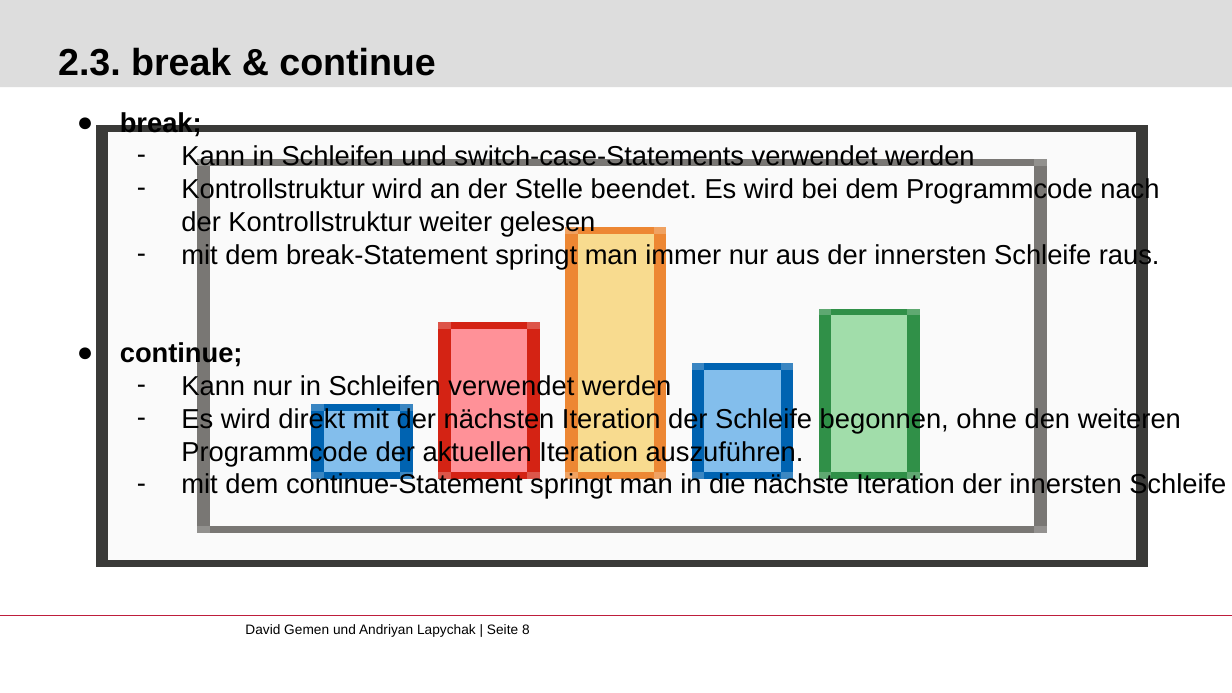
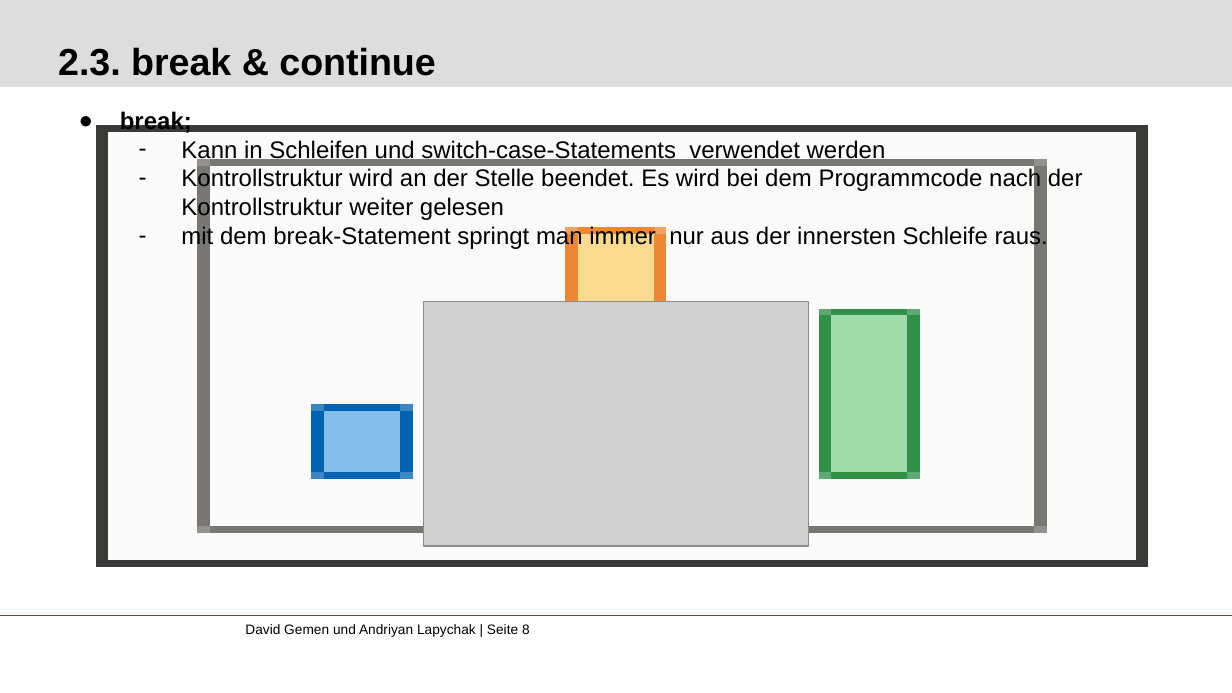
Before and after one commit to gemdav/Programmieren-1-Tutorium, a slide deck: slide 8 of slides/03_arrays_loops.pptx. Drawn at 1232x693 pixels with LibreOffice and Linux fonts; fonts in the diff are those of the drawing; grey boxes stand for pictures; background and template pictures are left out. Boxes give left, top, right and bottom in pixels: in the first picture for what was removed or moved away, otherwise in the second. Text is boxed around its words. In the diff, an @@ line names an element or a change of style, - is before the commit and + after.

Commit message:
added break and continue examples

```diff
--- a/slides/03_arrays_loops.pptx
+++ b/slides/03_arrays_loops.pptx
@@ text "break;" at <box>120,110,1083,250</box>: size 16 to 14 pt; indent changed @@
@@ picture added at <box>424,302,809,547</box> @@
@@ text at <box>120,341,1226,499</box>: paragraphs removed @@
-● continue;
-  – Kann nur in Schleifen verwendet werden
-  – Es wird direkt mit der nächsten Iteration der Schleife begonnen, ohne den weiteren Programmcode der aktuellen Iteration auszuführen.
-  – mit dem continue-Statement springt man in die nächste Iteration der innersten Schleife
```
Also in this commit, not shown: 2 other slides changed, 1 slide added, 1 other file.
